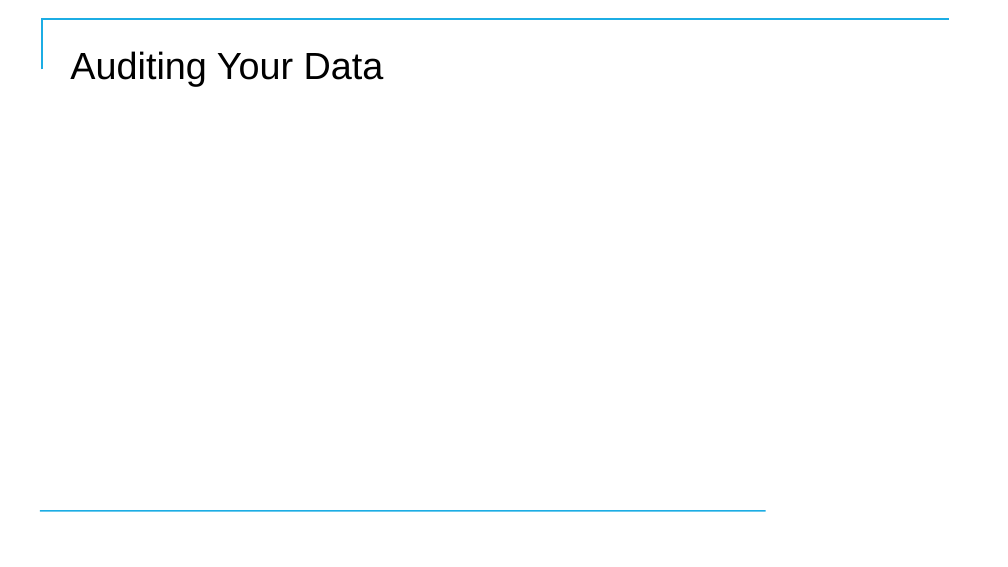
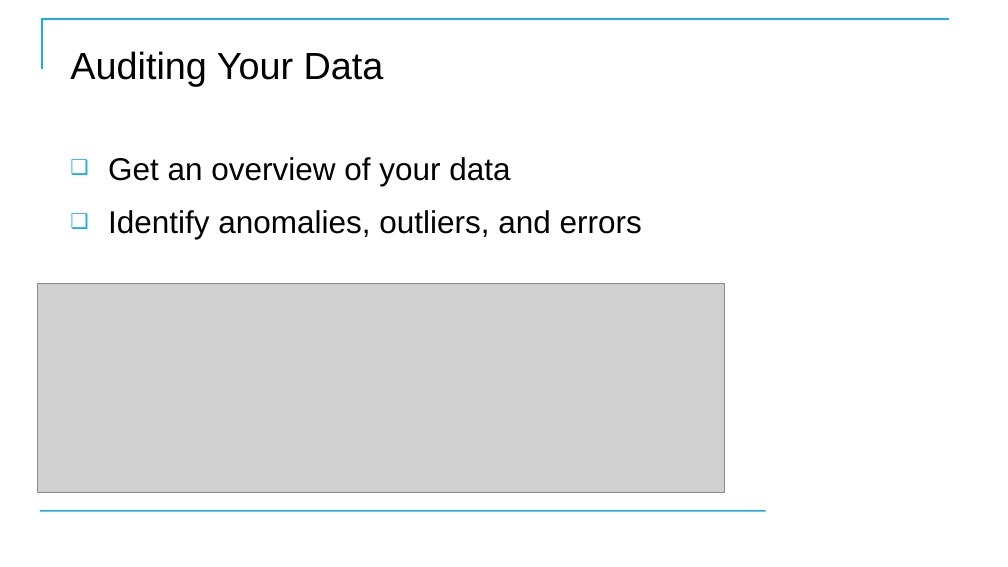
Before and after one commit to CostelloTechnicalConsulting/XTBP10---Tableau-Prep-Introduction, a slide deck: slide 70 of ppt/TableauPrepBuilderIntroV1_1.pptx (slide 69 before the commit). Drawn at 1008x567 pixels with LibreOffice and Linux fonts; fonts in the diff are those of the drawing; grey boxes stand for pictures; background and template pictures are left out. Boxes give left, top, right and bottom in pixels: in the first picture for what was removed or moved away, otherwise in the second. Text is boxed around its words. In the diff, an @@ line names an element or a change of style, - is before the commit and + after.

Commit message:
Fixed DirtyData file

```diff
--- a/ppt/TableauPrepBuilderIntroV1_1.pptx
+++ b/ppt/TableauPrepBuilderIntroV1_1.pptx
@@ text added at [108,157,642,239], 30 pt, text #000000 @@
+❑ Get an overview of your data
+❑ Identify anomalies, outliers, and errors
@@ picture added at [38,284,724,493] @@
```
Also in this commit, not shown: 2 other slides changed, 3 slides added, 3 other files.
